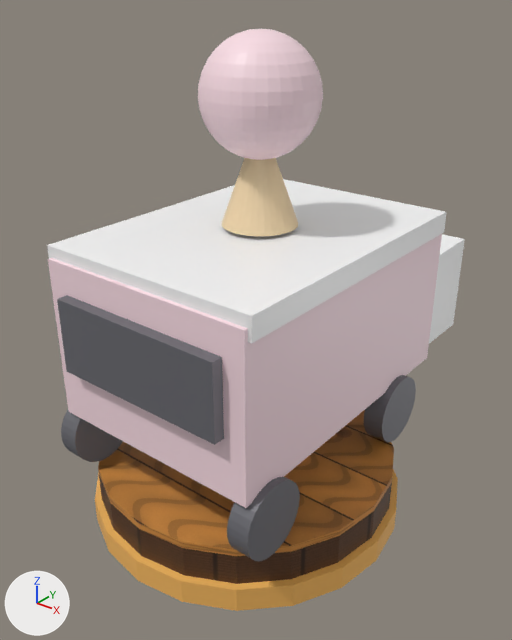
The glTF model Assets/Models/Towers/IceCreamTruck.glb as it was, and as the next commit left it.
Before and after are seen from a 50 mm lens placed at (1.098, -1.33, 1.42), pointed at (-0.021, 0.07, 0.552). Lighting does not change. The marker at lower left points along +X, +Y and +Z. The picture after the commit comes second. Where no turn or scale is listed for an object, it has been applied to the vertices.
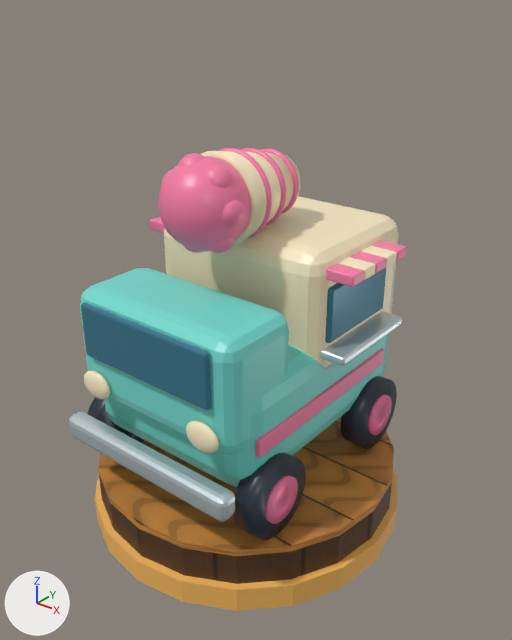
Where the change shows, as pixel boxes (x1, y1, x2, y2) in the pictures (512 x 640 px):
'IceCreamTruck Head', added
    after: (69, 148, 407, 540)
'Cube', deleted (pale pink)
    before: (48, 234, 442, 508)
'Cube.002', deleted
    before: (47, 179, 446, 344)
'Cube.003', deleted
    before: (57, 295, 224, 445)
'Sphere', deleted (pale pink)
    before: (198, 29, 323, 160)
'Cone', deleted (beige)
    before: (222, 158, 298, 236)
'Cylinder.002', deleted
    before: (227, 477, 300, 561)
'Cylinder.003', deleted
    before: (364, 375, 416, 442)
'Cube.001', deleted
    before: (429, 234, 465, 343)
'Cylinder', deleted
    before: (61, 410, 123, 462)

The change in detail:
Material 'Snack2 satin chrome.003' (mat_snack2_satin_chrome_003) is new.
Its base color is (0.7, 0.8, 0.83) (white #dae7eb).
Its metallic is 0.7.
Its roughness is 0.35.
Material 'Snack2 vanilla.003' (mat_snack2_vanilla_003) is new.
Its base color is (0.98, 0.85, 0.57) (beige #fdedc7).
Its roughness is 0.35.
Material 'Snack2 mint enamel.003' (mat_snack2_mint_enamel_003) is new.
Its base color is (0.18, 0.72, 0.64) (cyan #76ddd1).
Its roughness is 0.35.
Material 'Snack2 strawberry.003' (mat_snack2_strawberry_003) is new.
Its base color is (0.95, 0.21, 0.39) (pink #f97ea8).
Its roughness is 0.35.
Material 'Snack2 rubber.003' (mat_snack2_rubber_003) is new.
Its base color is (0.025, 0.035, 0.055) (dark blue #2c3542).
Its roughness is 0.35.
Material 'Snack2 blue windows.003' (mat_snack2_blue_windows_003) is new.
Its base color is (0.055, 0.22, 0.32) (cyan #428199).
Its metallic is 0.25.
Its roughness is 0.15.
Mesh me_cube_2887 is new.
It has 8293 vertices, 16380 faces and spans x -0.335..0.335, y -0.438..0.345, z -0.27..0.608.
Faces by material slot: [376, 2716, 468, 564, 768, 11488].
It uses material mat_snack2_mint_enamel_003 (cyan #76ddd1).
It uses material mat_snack2_vanilla_003 (beige #fdedc7).
It uses material mat_snack2_blue_windows_003 (cyan #428199).
It uses material mat_snack2_satin_chrome_003 (white #dae7eb).
It uses material mat_snack2_rubber_003 (dark blue #2c3542).
It uses material mat_snack2_strawberry_003 (pink #f97ea8).
Object 'Cone' (ob_cone) is deleted.
Object 'Cube' (ob_cube) is deleted.
Object 'Cube.001' (ob_cube_001) is deleted.
Object 'Cube.002' (ob_cube_002) is deleted.
Object 'Cube.003' (ob_cube_003) is deleted.
Object 'Cylinder' (ob_cylinder) is deleted.
Object 'Cylinder.002' (ob_cylinder_002) is deleted.
Object 'Cylinder.003' (ob_cylinder_003) is deleted.
Object 'Sphere' (ob_sphere) is deleted.
Object 'IceCreamTruck Head' (ob_icecreamtruck_head) is new; it shows me_cube_2887.
Its location is (0.0, 0.02, 0.45).
